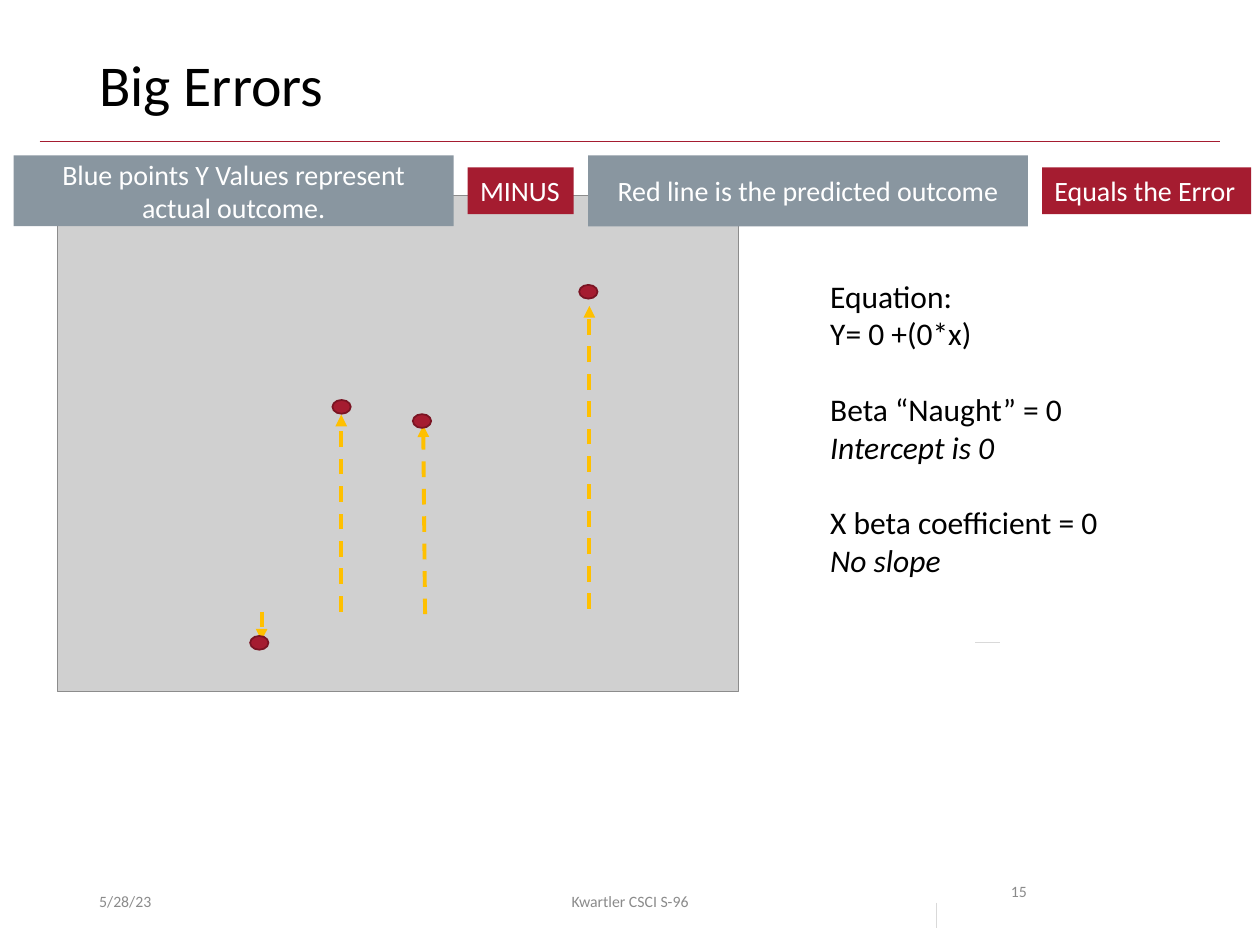
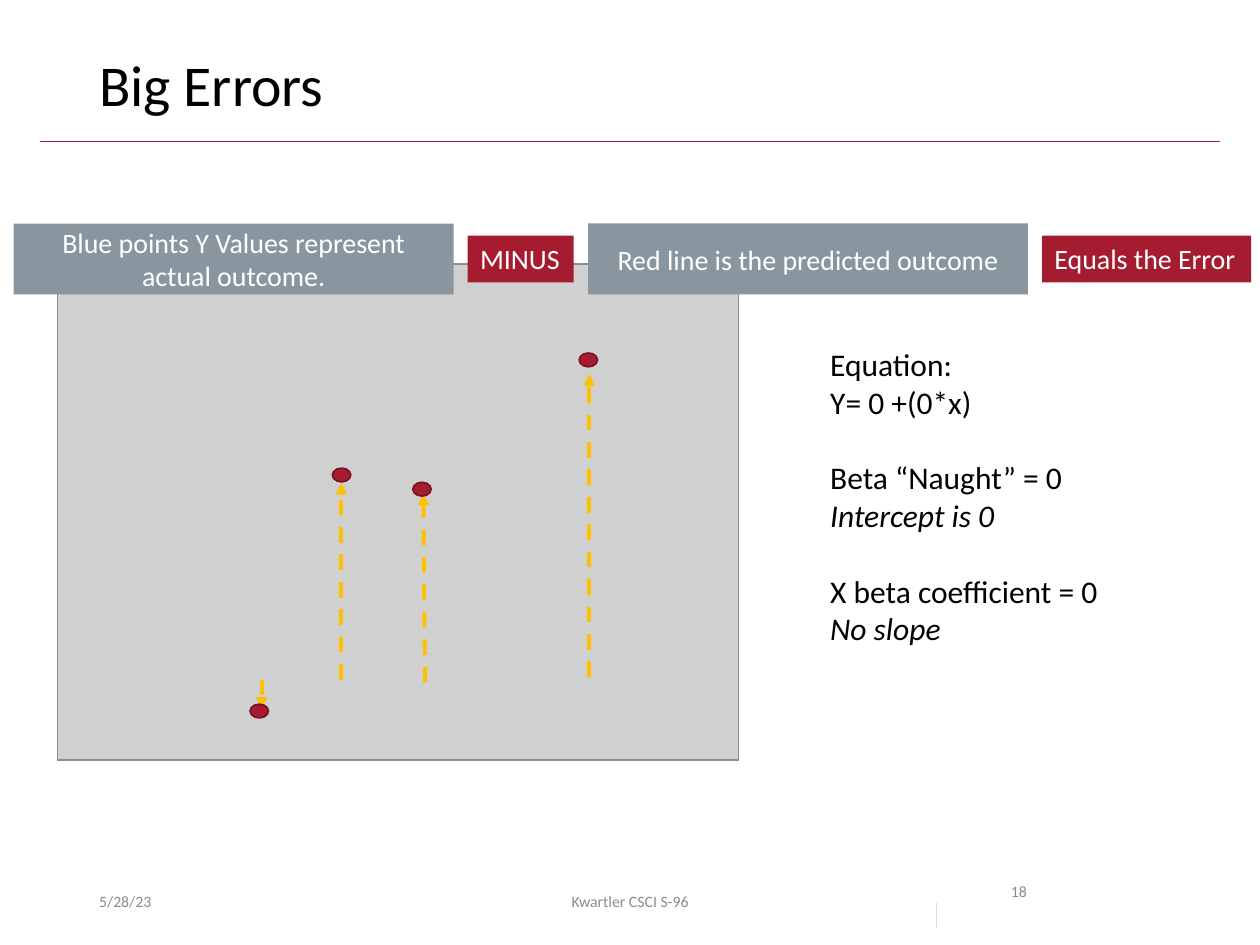
Before and after one commit to kwartler/GSERM_ICPSR, a slide deck: slide 18 of lessons/D_Supervised/A_regression.pptx (slide 15 before the commit). Drawn at 1260x945 pixels with LibreOffice and Linux fonts; fonts in the diff are those of the drawing; grey boxes stand for pictures; background and template pictures are left out. Boxes give left, top, right and bottom in pixels: in the first picture for what was removed or moved away, otherwise in the second. Text is boxed around its words. In the diff, an @@ line names an element or a change of style, - is before the commit and + after.

```diff
--- a/lessons/D_Supervised/A_regression.pptx
+++ b/lessons/D_Supervised/A_regression.pptx
@@ 4 rectangles, 4 ellipses, 4 arrows, 1 picture, 1 text: place and size @@
-4 rectangles, 4 ellipses, 4 arrows, 1 picture, 1 text at box(14, 155, 1251, 692)
+4 rectangles, 4 ellipses, 4 arrows, 1 picture, 1 text at box(14, 223, 1251, 761)
@@ line removed from (975, 643) to (1000, 643) @@
@@ page number at box(1011, 886, 1027, 897): text changed @@
-15
+18
```
Also in this commit, not shown: 11 other slides changed, 8 slides added, 7 other files.
